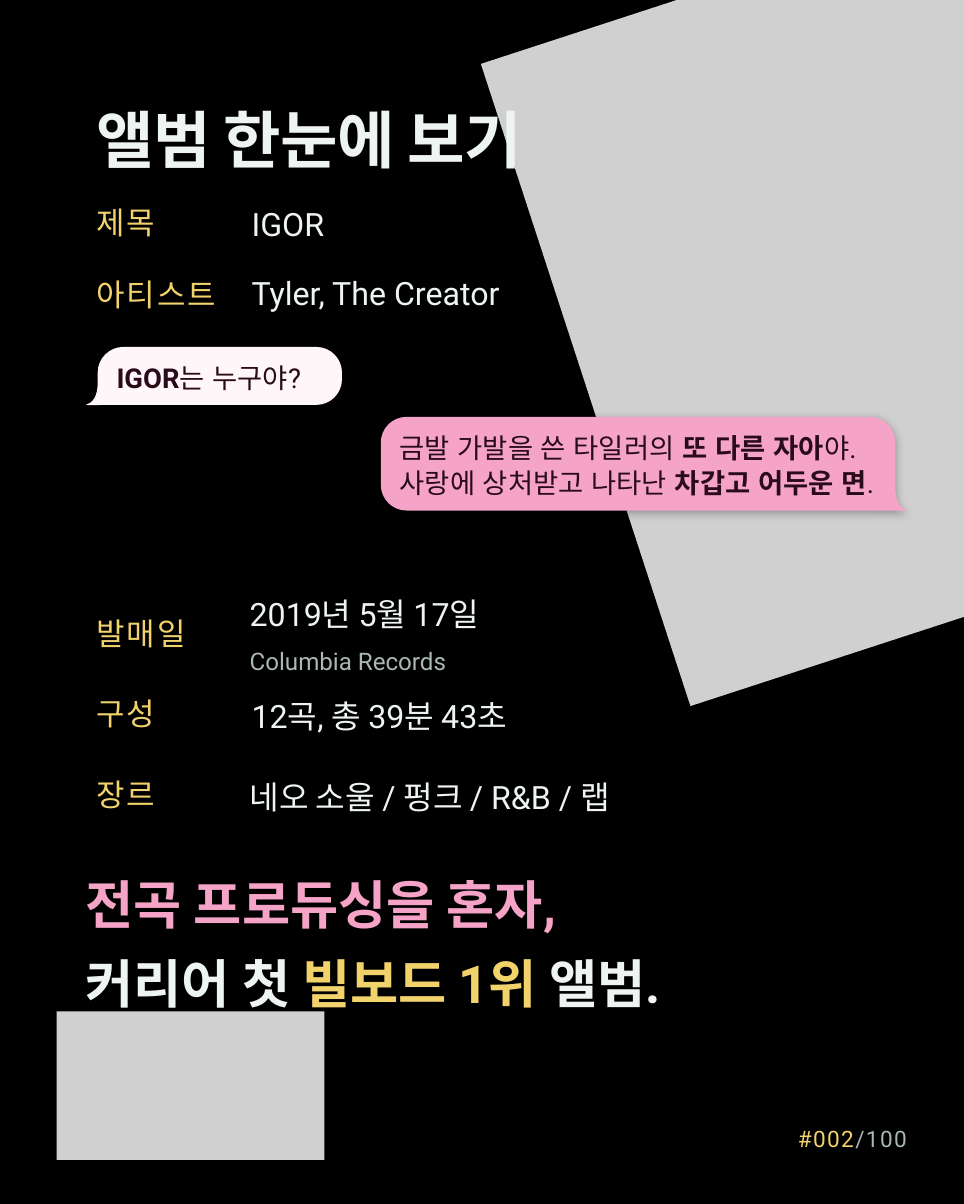
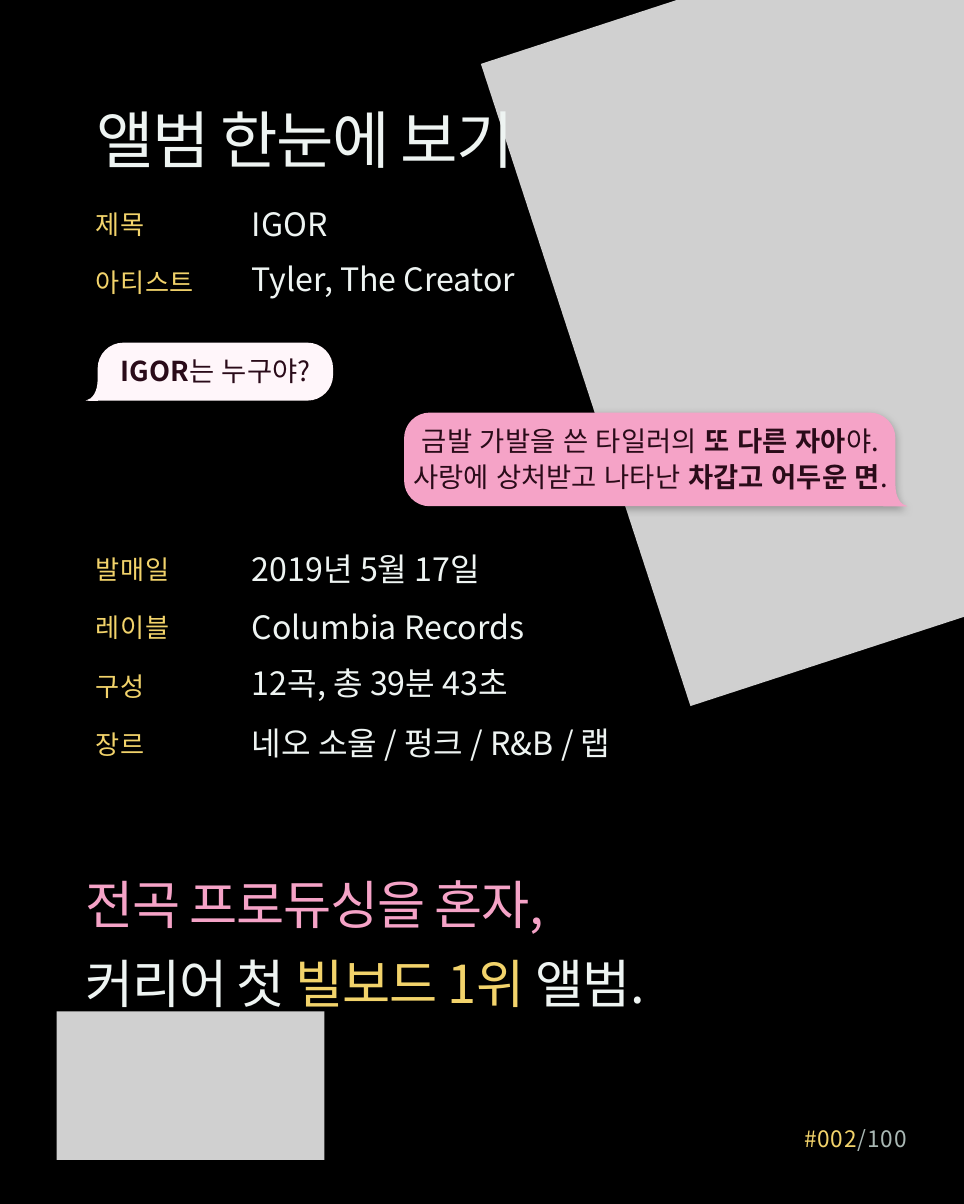
Before and after one commit to yeezyismygoat-pixel/ClaudeRep, a slide deck: slide 2 of IGOR_명반002_초안.pptx. Drawn at 964x1204 pixels with LibreOffice and Linux fonts; fonts in the diff are those of the drawing; grey boxes stand for pictures. Boxes give left, top, right and bottom in pixels: in the first picture for what was removed or moved away, otherwise in the second. Text is boxed around its words. In the diff, an @@ line names an element or a change of style, - is before the commit and + after.

```diff
--- a/IGOR_명반002_초안.pptx
+++ b/IGOR_명반002_초안.pptx
@@ text "앨범 한눈에 보기" at <box>96,100,514,168</box>: font Roboto to Noto Sans CJK KR, letter spacing -0.5 to -1.3 pt, bold off @@
@@ text "아티스트": place and size @@
-text "아티스트" at <box>96,280,216,309</box>
+text "아티스트" at <box>96,270,194,294</box>
@@ freeform shape "IGOR는 누구야?": place and size @@
-freeform shape "IGOR는 누구야?" at <box>86,347,342,405</box>
+freeform shape "IGOR는 누구야?" at <box>86,343,333,401</box>
@@ freeform shape "IGOR는 누구야?" at <box>86,343,333,401</box>: font Roboto to Noto Sans CJK KR; alignment left to centre @@
@@ freeform shape "금발 가발을 쓴 타일러의 또 ..." at <box>404,413,907,506</box>: font Roboto to Noto Sans CJK KR; alignment left to centre @@
@@ freeform shape "금발 가발을 쓴 타일러의 또 ...": place and size @@
-freeform shape "금발 가발을 쓴 타일러의 또 ..." at <box>380,417,907,511</box>
+freeform shape "금발 가발을 쓴 타일러의 또 ..." at <box>404,413,907,506</box>
@@ size 26 to 22 pt, font Arial to Noto Sans CJK KR, letter spacing 1.6 to 0.4 pt; line spacing 37.4pt to 1; vertical alignment top to middle in 5 elements at <box>96,270,194,294</box>, <box>96,212,145,236</box>, <box>96,674,145,698</box>, <box>96,732,145,756</box>, <box>96,557,169,581</box> @@
@@ text "발매일": place and size @@
-text "발매일" at <box>96,619,185,648</box>
+text "발매일" at <box>96,557,169,581</box>
@@ font Roboto to Noto Sans CJK KR; line spacing 47pt to 1; vertical alignment top to middle in 5 elements at <box>252,728,611,758</box>, <box>252,265,515,299</box>, <box>252,212,328,237</box>, <box>252,668,507,701</box>, <box>252,554,480,584</box> @@
@@ text "2019년 5월 17일": place and size @@
-text "2019년 5월 17일" at <box>250,599,479,670</box>
+text "2019년 5월 17일" at <box>252,554,480,584</box>
@@ text added at <box>96,615,169,639</box>, 22 pt, text #F2D36B @@
+레이블
@@ text added at <box>252,613,524,640</box>, 27 pt, text #EEF4F2 @@
+Columbia Records
@@ text at <box>250,652,446,670</box>: paragraph removed @@
-Columbia Records
@@ text "구성": place and size @@
-text "구성" at <box>96,699,155,728</box>
+text "구성" at <box>96,674,145,698</box>
@@ text "12곡, 총 39분 43초": place and size @@
-text "12곡, 총 39분 43초" at <box>252,701,507,733</box>
+text "12곡, 총 39분 43초" at <box>252,668,507,701</box>
@@ text "장르": place and size @@
-text "장르" at <box>96,780,155,809</box>
+text "장르" at <box>96,732,145,756</box>
@@ text "네오 소울 / 펑크 / ...": place and size @@
-text "네오 소울 / 펑크 / ..." at <box>250,782,610,812</box>
+text "네오 소울 / 펑크 / ..." at <box>252,728,611,758</box>
@@ text "전곡 프로듀싱을 혼자," at <box>86,880,646,1016</box>: font Roboto to Noto Sans CJK KR, letter spacing 0 to -1.1 pt, bold off @@
@@ text "#002/100" at <box>804,1129,907,1151</box>: font Roboto to Noto Sans CJK KR, letter spacing 1.1 to 0.8 pt @@
```
Also in this commit, not shown: 7 other slides changed, 1 other file.
